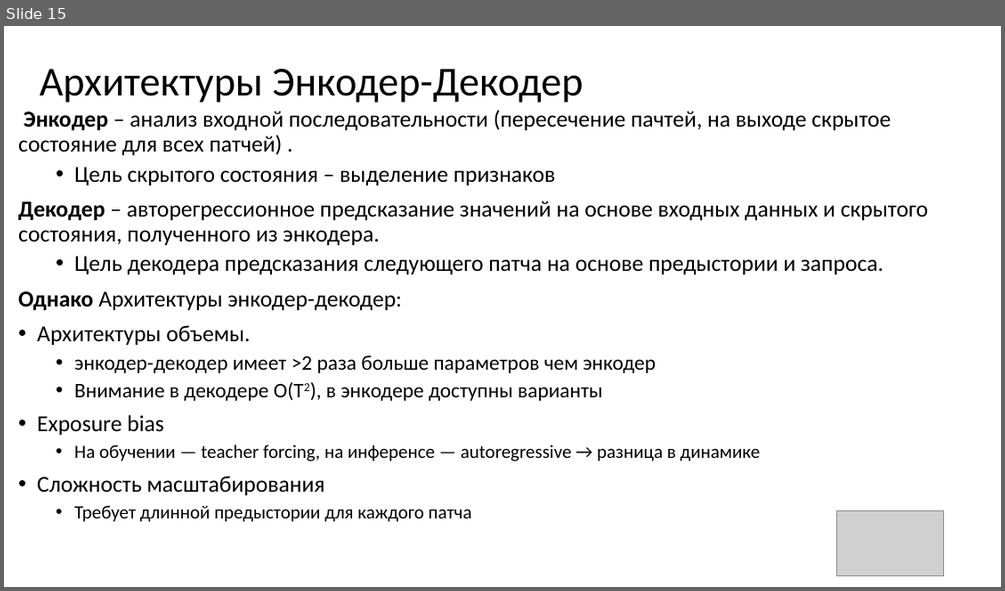
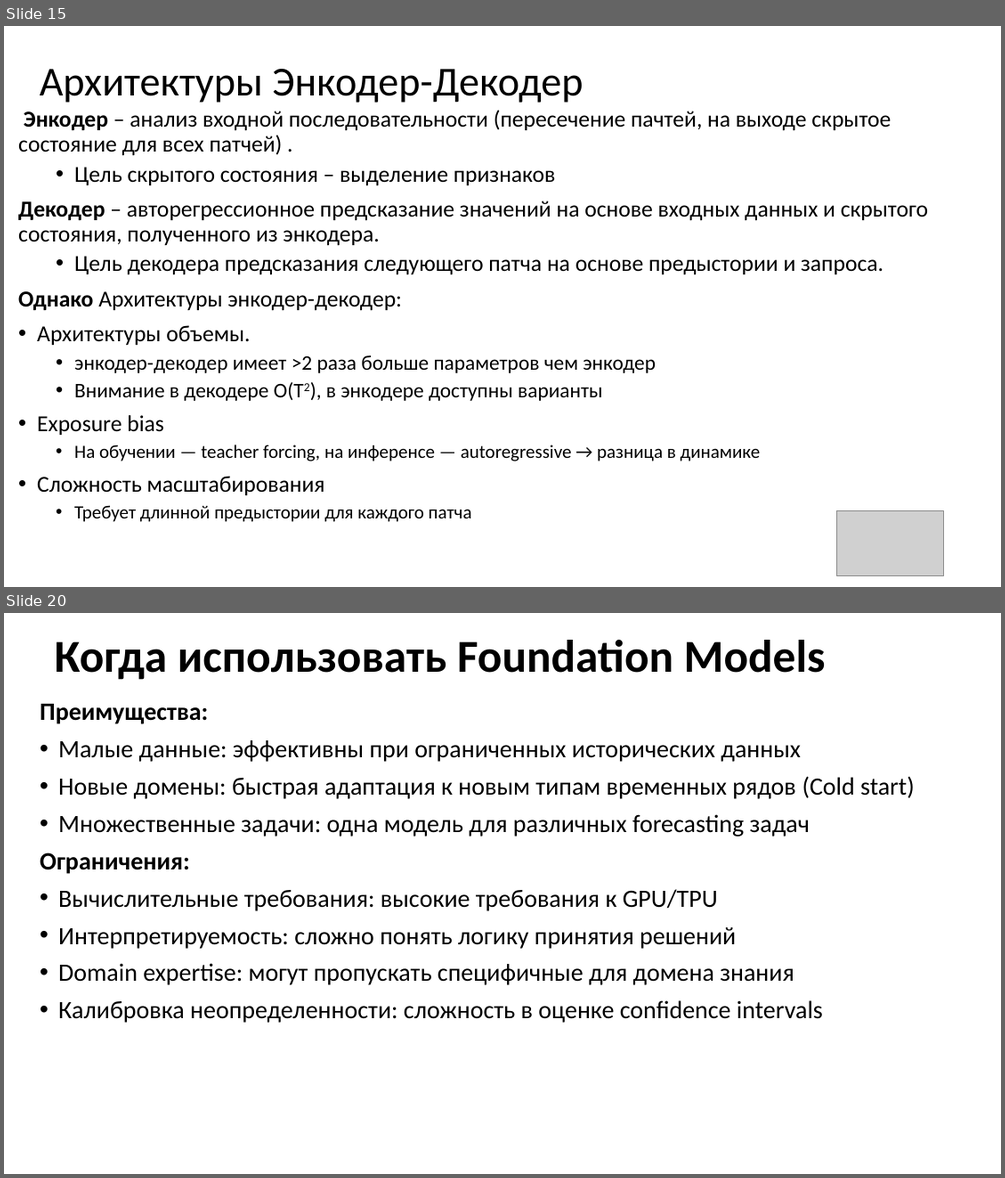
Before and after one commit to MVRonkin/TimeSeriesCourse, a slide deck: 2025/LEC/07-3 Transformers.pptx. Shown one above the other, each under a label of ours: slide 15 before the commit, slides 15 and 20 after it; the slides between them are not shown. The pictures are 1005x591 and 1005x1178 pixels, drawn with LibreOffice and Linux fonts; fonts in the diff are those of the drawing; grey boxes stand for pictures. Boxes give left, top, right and bottom in pixels: in the first picture for what was removed or moved away, otherwise in the second. Text is boxed around its words. In the diff, an @@ line names an element or a change of style, - is before the commit and + after.

```diff
--- a/2025/LEC/07-3 Transformers.pptx
+++ b/2025/LEC/07-3 Transformers.pptx
@@ slide 20 added at <box>4,613,1001,1174</box>, background #FFFFFF @@
@@ title added at <box>55,640,825,680</box>, 44 pt, text #000000, bold @@
+Когда использовать Foundation Models
@@ text added at <box>40,704,914,1022</box>, 24 pt, text #000000 @@
+Преимущества:
+• Малые данные: эффективны при ограниченных исторических данных
+• Новые домены: быстрая адаптация к новым типам временных рядов (Cold start)
+• Множественные задачи: одна модель для различных forecasting задач
+Ограничения:
+• Вычислительные требования: высокие требования к GPU/TPU
+• Интерпретируемость: сложно понять логику принятия решений
+• Domain expertise: могут пропускать специфичные для домена знания
+• Калибровка неопределенности: сложность в оценке confidence intervals
```
Also in this commit, not shown: 2 slides changed, 3 other slides added.
